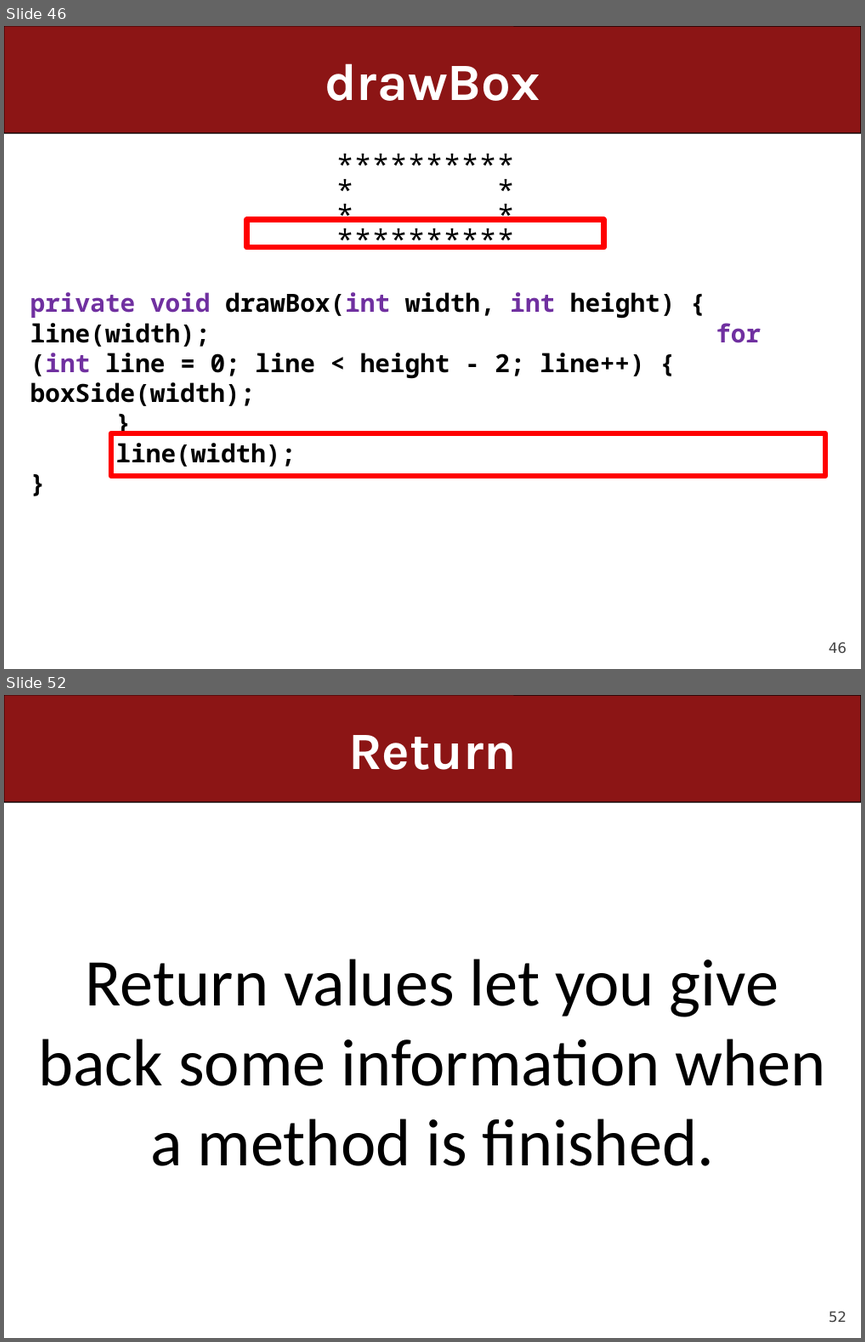
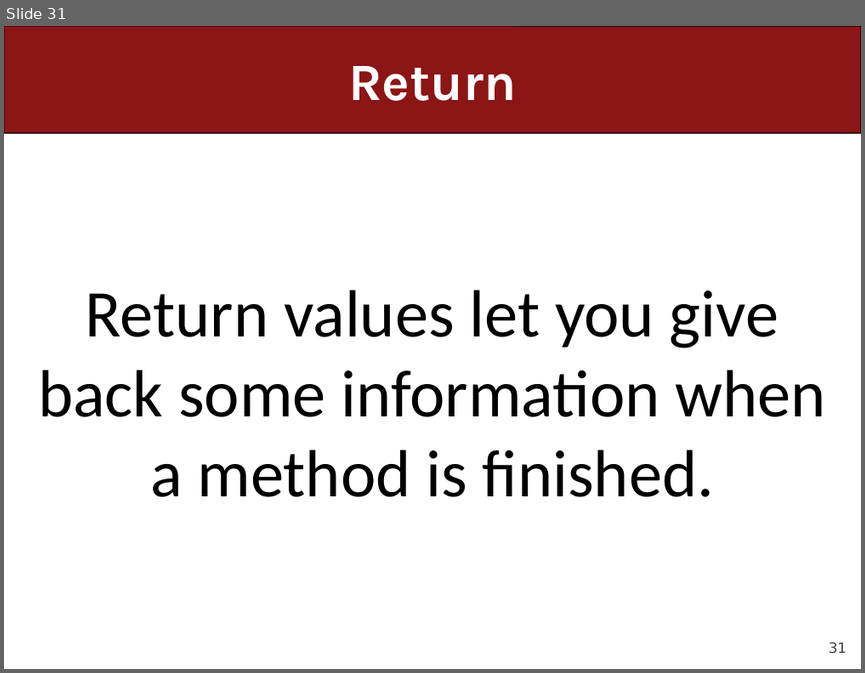
Before and after one commit to ckincaid17/cs106a-summer-2018, a slide deck: WWW/lectures/Lecture8/Lecture8.pptx. Shown one above the other, each under a label of ours: slides 46 and 52 before the commit, slide 31 after it; the slides between them are not shown. The pictures are 865x1342 and 865x673 pixels, drawn with LibreOffice and Linux fonts; fonts in the diff are those of the drawing. Boxes give left, top, right and bottom in pixels: in the first picture for what was removed or moved away, otherwise in the second. Text is boxed around its words. In the diff, an @@ line names an element or a change of style, - is before the commit and + after.

```diff
--- a/WWW/lectures/Lecture8/Lecture8.pptx
+++ b/WWW/lectures/Lecture8/Lecture8.pptx
@@ slide 46 removed at bbox=[4, 26, 861, 669], background #FFFFFF; not listed: 2 template elements that a slide beside it also shows @@
@@ title removed at bbox=[324, 63, 540, 101] @@
-drawBox
@@ text removed at bbox=[190, 152, 619, 264] @@
-  **********
-  * *
-  * *
-  **********
@@ rectangle removed at bbox=[246, 220, 604, 247] @@
@@ text removed at bbox=[30, 292, 760, 466] @@
-private void drawBox(int width, int height) { line(width); for (int line = 0; line < height - 2; line++) { boxSide(width);
-}
-line(width);
-}
@@ rectangle removed at bbox=[111, 433, 825, 476] @@
@@ what was slide 52 is now slide 31 @@
@@ page number at bbox=[828, 641, 846, 653]: text changed @@
-52
+31
```
Also in this commit, not shown: 12 slides changed, 5 slides added, 25 other slides removed, 13 other files.
